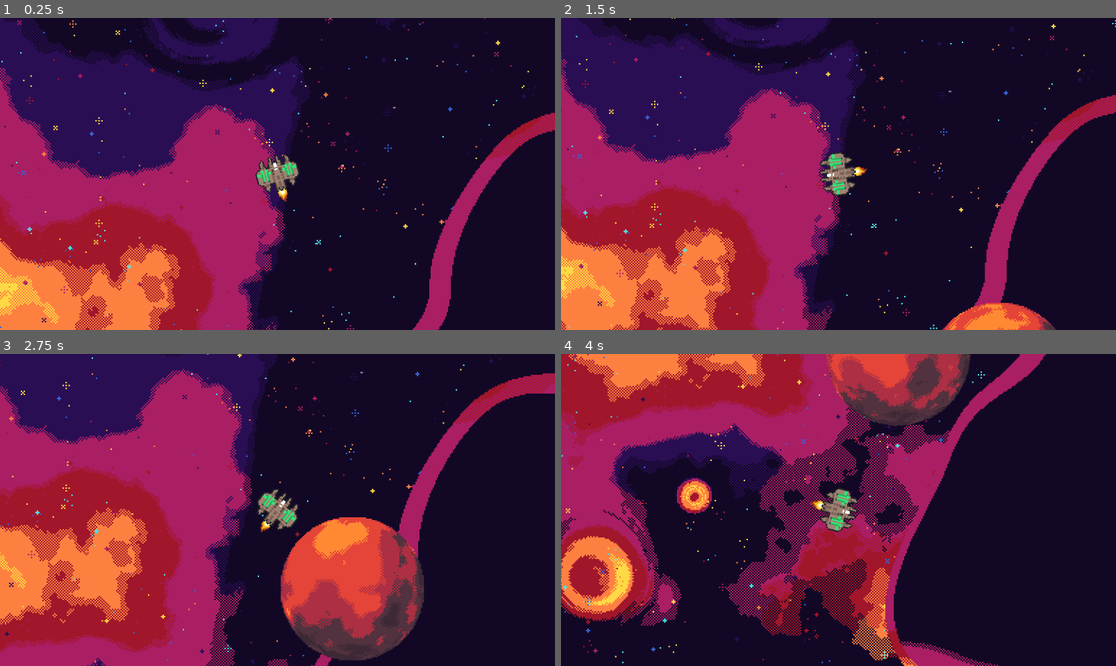
Above: before the commit, frames 1-4 (two rows, left to right).
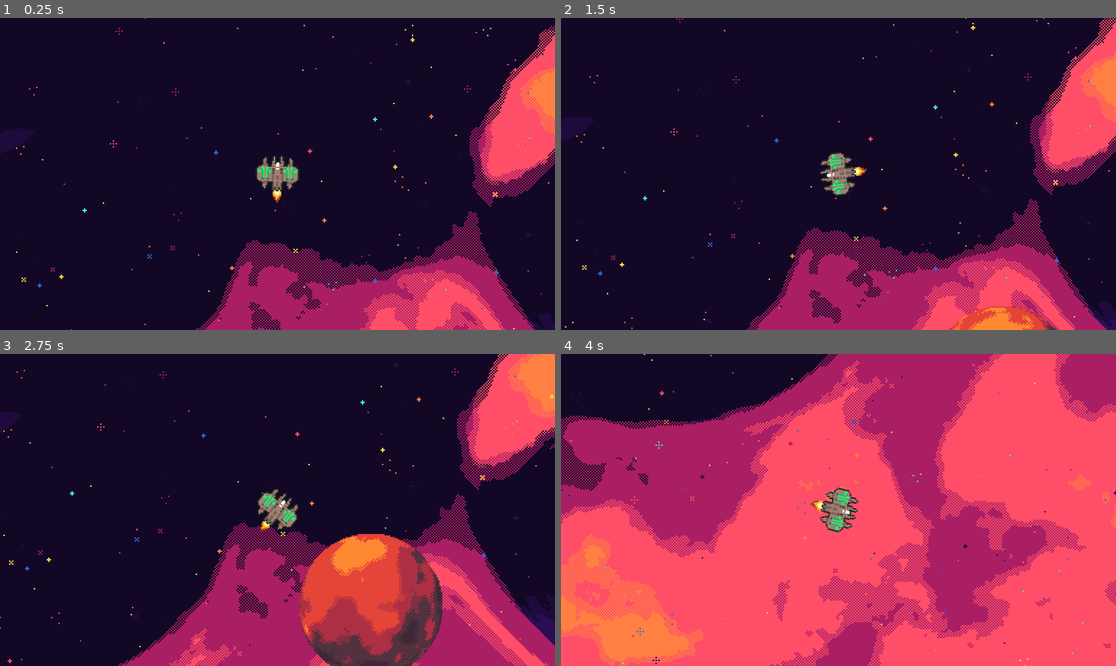
Above: after the commit, the same moments.

Repository: Likvik89/Planetslinger
Game: Godot game, scene res://Scenes/spaece.tscn
The game is run twice, just before and just after one commit, with the same random seed, the same clock (stepped at 60 frames per second) and the same inputs.
Inputs (mouse positions are in pixels of both pictures, inside the frame that each line leads up to):
- Up to frame 1 (0.25 s): no input
- Up to frame 2 (1.5 s): move the mouse to (960, 158) at 0.52 s; hold D (rotate_right) 0.53-1.28 s; hold Shift (move_boost, bound only after the commit) 0.53-1.28 s; move the mouse to (727, 189) at 1.27 s; hold E (gravitydown) from 1.28 s (still down); tap Space (move_boost, bound only before the commit) at 1.35 s
- Up to frame 3 (2.75 s): move the mouse to (333, 441) at 2.02 s; release E (gravitydown) at 2.03 s; hold D (rotate_right) from 2.03 s (still down); hold Z (stop) from 2.03 s (still down)
- Up to frame 4 (4 s): move the mouse to (810, 572) at 2.77 s; release D (rotate_right) at 2.78 s; release Z (stop) at 2.78 s; hold W (move_forward) 2.78-3.53 s; tap Shift (move_boost, bound only after the commit) at 2.85 s; move the mouse to (1005, 556) at 3.52 s; hold A (rotate_left) from 3.53 s (still down); hold Space (move_boost, bound only before the commit) from 3.53 s (still down)

The runs differ from the first frame. In frame 1, 61% of the frame differs, in the area x 0-100%, y 0-100%; in frame 2, 62%; in frame 3, 68%; in frame 4, 93%.

Commit message:
repulsion added

Diff:
--- a/Scenes/Enemy.tscn
+++ b/Scenes/Enemy.tscn
@@ -1,15 +1,20 @@
-[gd_scene load_steps=5 format=3 uid="uid://cbw8g3l4vl6gq"]
+[gd_scene load_steps=6 format=3 uid="uid://cbw8g3l4vl6gq"]
 
 [ext_resource type="Script" path="res://Scripts/Enemy.gd" id="1_sthxs"]
 [ext_resource type="Texture2D" uid="uid://dw308gdedt3ck" path="res://sprites/SpaceShips/Tyranidv2.png" id="2_jafmd"]
 
 [sub_resource type="CircleShape2D" id="CircleShape2D_cap3y"]
-radius = 17.0
+radius = 16.0
 
 [sub_resource type="CircleShape2D" id="CircleShape2D_spyv4"]
 radius = 16.0
 
+[sub_resource type="CapsuleShape2D" id="CapsuleShape2D_g0yp0"]
+radius = 5.0
+height = 24.0
+
 [node name="Enemy" type="RigidBody2D" groups=["planets"]]
+mass = 200.0
 gravity_scale = 0.0
 freeze = true
 freeze_mode = 1
@@ -19,12 +24,18 @@
 rotation = 1.5708
 texture = ExtResource("2_jafmd")
 
-[node name="Area2D" type="Area2D" parent="."]
+[node name="Hurtbox" type="Area2D" parent="."]
 
-[node name="CollisionShape2D" type="CollisionShape2D" parent="Area2D"]
+[node name="CollisionShape2D" type="CollisionShape2D" parent="Hurtbox"]
 shape = SubResource("CircleShape2D_cap3y")
 
 [node name="Collisionbox2D" type="CollisionShape2D" parent="."]
 shape = SubResource("CircleShape2D_spyv4")
 
-[connection signal="body_entered" from="Area2D" to="." method="_on_area_2d_body_entered"]
+[node name="Mouth" type="Area2D" parent="."]
+
+[node name="mouthbox" type="CollisionShape2D" parent="Mouth"]
+position = Vector2(15, 0)
+shape = SubResource("CapsuleShape2D_g0yp0")
+
+[connection signal="body_entered" from="Hurtbox" to="." method="_on_area_2d_body_entered"]
--- a/Scenes/Playership.tscn
+++ b/Scenes/Playership.tscn
@@ -44,8 +44,10 @@
 radius = 6.0
 
 [sub_resource type="CapsuleShape2D" id="CapsuleShape2D_xa5ig"]
-radius = 7.0
-height = 32.0
+radius = 6.0
+
+[sub_resource type="CircleShape2D" id="CircleShape2D_bp53t"]
+radius = 65.0
 
 [node name="Playership" type="RigidBody2D" groups=["planets"]]
 mass = 700.0
@@ -74,9 +76,14 @@
 limit_bottom = 100000
 limit_smoothed = true
 
-[node name="Area2D" type="Area2D" parent="."]
+[node name="Hurtbox" type="Area2D" parent="."]
 
-[node name="CollisionShape2D" type="CollisionShape2D" parent="Area2D"]
+[node name="CollisionShape2D" type="CollisionShape2D" parent="Hurtbox"]
 shape = SubResource("CapsuleShape2D_xa5ig")
 
-[connection signal="body_entered" from="Area2D" to="." method="_on_area_2d_body_entered"]
+[node name="Repulsion field" type="Area2D" parent="."]
+
+[node name="CollisionShape2D" type="CollisionShape2D" parent="Repulsion field"]
+shape = SubResource("CircleShape2D_bp53t")
+
+[connection signal="body_entered" from="Hurtbox" to="." method="_on_area_2d_body_entered"]
--- a/Scenes/spaece.tscn
+++ b/Scenes/spaece.tscn
@@ -1,46 +1,30 @@
 [gd_scene load_steps=7 format=3 uid="uid://ceidb1v0s1485"]
 
 [ext_resource type="Script" path="res://Scripts/space.gd" id="1_8xrhg"]
-[ext_resource type="Texture2D" uid="uid://b5m1yndwymghi" path="res://sprites/Backgrounds/Space Background Funky Futures.png" id="2_jaqwq"]
 [ext_resource type="PackedScene" uid="uid://d166e7r2yvule" path="res://Scenes/planet.tscn" id="3_1lsuq"]
 [ext_resource type="PackedScene" uid="uid://bj7xlge1lg0jp" path="res://Scenes/Playership.tscn" id="4_nh8i3"]
 [ext_resource type="PackedScene" uid="uid://cbw8g3l4vl6gq" path="res://Scenes/Enemy.tscn" id="5_m6m72"]
+[ext_resource type="PackedScene" path="res://Scenes/spaece_background.tscn" id="5_worp5"]
 
-[sub_resource type="RectangleShape2D" id="RectangleShape2D_bee40"]
-size = Vector2(58.9649, 2064.75)
+[sub_resource type="RectangleShape2D" id="RectangleShape2D_ld176"]
+size = Vector2(7003, 502)
 
 [node name="Spaæece" type="Node2D"]
 script = ExtResource("1_8xrhg")
 
-[node name="Background" type="Sprite2D" parent="."]
-position = Vector2(1000, 1000)
-texture = ExtResource("2_jaqwq")
+[node name="Background(s)" type="Node2D" parent="."]
 
-[node name="Edge of space" type="RigidBody2D" parent="."]
-position = Vector2(1000, -1)
-rotation = 1.5708
-gravity_scale = 0.0
-can_sleep = false
-lock_rotation = true
-freeze = true
+[node name="Spaece background" parent="Background(s)" instance=ExtResource("5_worp5")]
+position = Vector2(-1500, -1500)
 
-[node name="CollisionShape2D4" type="CollisionShape2D" parent="Edge of space"]
-position = Vector2(2012, -0.250061)
-shape = SubResource("RectangleShape2D_bee40")
+[node name="Spaece background2" parent="Background(s)" instance=ExtResource("5_worp5")]
+position = Vector2(1500, -1500)
 
-[node name="CollisionShape2D2" type="CollisionShape2D" parent="Edge of space"]
-position = Vector2(1003, 1011)
-rotation = -1.5708
-shape = SubResource("RectangleShape2D_bee40")
+[node name="Spaece background3" parent="Background(s)" instance=ExtResource("5_worp5")]
+position = Vector2(-1500, 1500)
 
-[node name="CollisionShape2D3" type="CollisionShape2D" parent="Edge of space"]
-position = Vector2(1002, -1011)
-rotation = -1.5708
-shape = SubResource("RectangleShape2D_bee40")
-
-[node name="CollisionShape2D" type="CollisionShape2D" parent="Edge of space"]
-position = Vector2(-18.5137, 32.6251)
-shape = SubResource("RectangleShape2D_bee40")
+[node name="Spaece background4" parent="Background(s)" instance=ExtResource("5_worp5")]
+position = Vector2(1500, 1500)
 
 [node name="planets" type="Node2D" parent="."]
 
@@ -58,3 +42,26 @@
 freeze = false
 freeze_mode = 0
 player = NodePath("../Playership")
+
+[node name="Edge of spaece" type="RigidBody2D" parent="."]
+gravity_scale = 0.0
+lock_rotation = true
+freeze = true
+
+[node name="CollisionShape2D" type="CollisionShape2D" parent="Edge of spaece"]
+position = Vector2(-0.5, -3251)
+shape = SubResource("RectangleShape2D_ld176")
+
+[node name="CollisionShape2D2" type="CollisionShape2D" parent="Edge of spaece"]
+position = Vector2(4, 3251)
+shape = SubResource("RectangleShape2D_ld176")
+
+[node name="CollisionShape2D3" type="CollisionShape2D" parent="Edge of spaece"]
+position = Vector2(3251, -3)
+rotation = 1.5708
+shape = SubResource("RectangleShape2D_ld176")
+
+[node name="CollisionShape2D4" type="CollisionShape2D" parent="Edge of spaece"]
+position = Vector2(-3251, -4)
+rotation = 1.5708
+shape = SubResource("RectangleShape2D_ld176")
--- /dev/null
+++ b/Scenes/spaece_background.tscn
@@ -0,0 +1,6 @@
+[gd_scene load_steps=2 format=3 uid="uid://dg1hws2hww7rm"]
+
+[ext_resource type="Texture2D" uid="uid://0jynubnk5guv" path="res://sprites/Backgrounds/Space Background.png" id="1_db4bw"]
+
+[node name="Spaece background" type="Sprite2D"]
+texture = ExtResource("1_db4bw")
--- a/Scripts/Enemy.gd
+++ b/Scripts/Enemy.gd
@@ -3,12 +3,6 @@
 @export var G = 1000  # Gravitational constant
 @export var health = 400
 @export var player : RigidBody2D
-
-func _process(delta):
-	look_at(player.position)
-	var direction = Vector2(cos(rotation), sin(rotation))  # Calculate forward direction based on rotation
-	print(direction)
-	apply_central_force(direction * 350)
 
 
 func _integrate_forces(state):
@@ -22,7 +16,14 @@
 			apply_central_force(force)
 
 
-func _on_area_2d_body_entered(body):
-	print("OUCH!")
-	if body.is_in_group('planets'):
-		print(str('Body entered: ', body.get_name()))
+	var player_direction = (player.position - position).normalized()
+	var player_distance = position.distance_to(player.position)
+	var rotation_angle = atan2(player_direction.y, player_direction.x)
+	rotation = rotation_angle
+	apply_central_force(player_direction*50)
+
+
+#func _on_area_2d_body_entered(body):
+	#print("OUCH!")
+	#if body.is_in_group('planets'):
+		#print(str('Body entered: ', body.get_name()))
--- a/Scripts/Playership.gd
+++ b/Scripts/Playership.gd
@@ -1,33 +1,58 @@
 extends RigidBody2D
 
+#Movement variables
 @export var THRUST_FORCE = 25  # The force applied when moving forward
 var thrust_force_multiplier = 10000
 const rotationspeed = 250.0
 
+#Gravity variables
 @export var G = 1000  # Gravitational constant
 @export var startmass = 700
 @export var gravitychange = 50
 
+#Boosting variables
 @export var maxfuel := 200
 var fuel = 200
 
+#Repulsion variables
+@export var maxrepenergi := 400
+var repenergi = 400
+var repenergirecovery = 1
+
+#Combat variables
 @export var health = 600
 
 
 
+
 func _on_area_2d_body_entered(body):
-	if body.is_in_group('planets'):
-		health -= 2
-	print(health)
-
-
-
+	if body.is_in_group('planets') and body != self:
+		health -= body.get_angular_velocity () +  self.get_angular_velocity ()
+	#print(health)
 
 
 func _integrate_forces(delta):
 
-	var force = 2
+	#Repulsing
+	if Input.is_action_pressed("Repulse"):
+		if repenergi > maxrepenergi-2:
+			for body in $"Repulsion field".get_overlapping_bodies():
+				if body != self:
+					var distance = self.global_position.distance_to(body.global_position)
+					var direction = (body.global_position - self.global_position).normalized()
+					body.apply_central_impulse((direction * 100000 ))
+					repenergi = 0
 
+
+	if not Input.is_action_pressed("Repulse"):
+		repenergi += repenergirecovery
+		if repenergi > maxrepenergi:
+			repenergi = maxrepenergi
+	print(repenergi)
+
+
+
+	#Changing gravity
 	if Input.is_action_just_pressed("gravityup"):
 		self.mass += gravitychange
 	if Input.is_action_just_pressed("gravitydown"):
@@ -38,30 +63,29 @@
 	if self.mass > startmass*2:
 		self.mass = startmass*2
 
-
-
+	#Gravity calculation
 	var bodies = get_tree().get_nodes_in_group("planets")
 	for body in bodies:
 		if body != self:
 			var distance = self.global_position.distance_to(body.global_position)
 			var force_magnitude = (G * self.mass * body.mass) / (distance * distance)
 			var direction = (body.global_position - self.global_position).normalized()
-			force = direction * force_magnitude # combine force magnitude and direction
+			var force = direction * force_magnitude # combine force magnitude and direction
 			apply_central_force(force)
 
 
-
+	#Movement
 	look_at(get_global_mouse_position())
-	# Apply thrust when moving forward
 	if Input.is_action_pressed("move_forward"):
-		var direction = Vector2(cos(rotation), sin(rotation))  # Calculate forward direction based on rotation
+		var direction = Vector2(cos(rotation), sin(rotation))
 		apply_central_impulse(direction * THRUST_FORCE * thrust_force_multiplier * delta.step)
 
-	# Apply reverse thrust when moving backward
 	if Input.is_action_pressed("move_back"):
 		var direction = Vector2(cos(rotation), sin(rotation))  # Calculate backward direction based on rotation
 		apply_central_impulse(-direction * THRUST_FORCE * thrust_force_multiplier * delta.step)
 
+
+	#Boosting
 	if Input.is_action_pressed("move_boost") and fuel > 0:
 		THRUST_FORCE = 50
 		if fuel >= 2:
--- a/project.godot
+++ b/project.godot
@@ -38,7 +38,7 @@
 }
 move_boost={
 "deadzone": 0.5,
-"events": [Object(InputEventKey,"resource_local_to_scene":fa …(140 unchanged characters)… d":false,"keycode":0,"physical_keycode":32,"key_label":0,"unicode":32,"echo":false,"script":null)
+"events": [Object(InputEventKey,"resource_local_to_scene":fa …(140 unchanged characters)… d":false,"keycode":0,"physical_keycode":4194325,"key_label":0,"unicode":0,"echo":false,"script":null)
 ]
 }
 gravityup={
@@ -58,6 +58,11 @@
 , Object(InputEventMouseButton,"resource_local_to_scene":false,"resource_name":"","device":-1,"window_id":0,"alt_presse …(250 unchanged characters)…
 ]
 }
+Repulse={
+"deadzone": 0.5,
+"events": [Object(InputEventKey,"resource_local_to_scene":false,"resource_name":"","device":-1,"window_id":0,"alt_pressed":false,"shift_pressed":false,"ctrl_pressed":false,"meta_pressed":false,"pressed":false,"keycode":0,"physical_keycode":32,"key_label":0,"unicode":32,"echo":false,"script":null)
+]
+}
 
 [rendering]
 
Not shown: 1 places in Scenes/Playership.tscn that only renumber resources
Binary file added: sprites/Backgrounds/Space Background.png
Not shown, added: sprites/Backgrounds/Space Background.png.import
